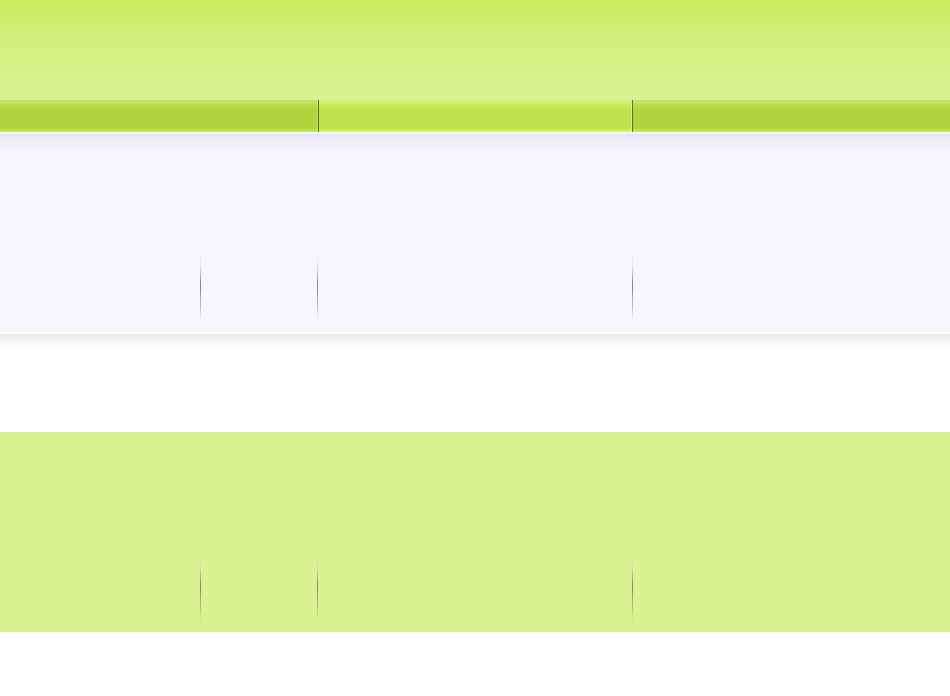
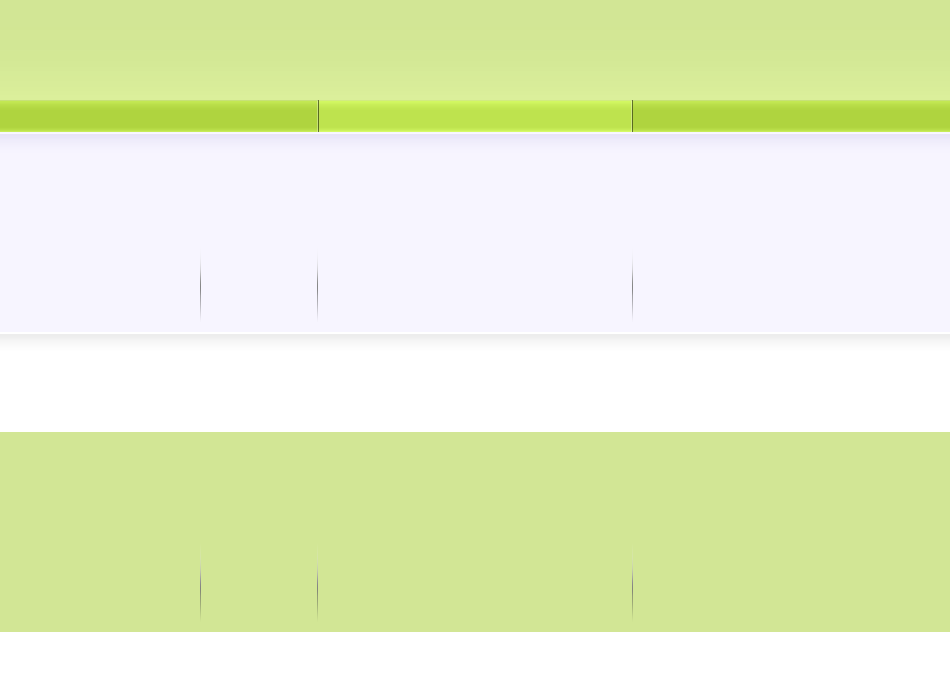
Comparing the layer stacks of the two (950, 696) images. Changes:
painted on "header" over [0, 0, 950, 100]
painted on "footer widgets" over [0, 432, 950, 532]
painted on "footer boxes" over [0, 532, 950, 632]
